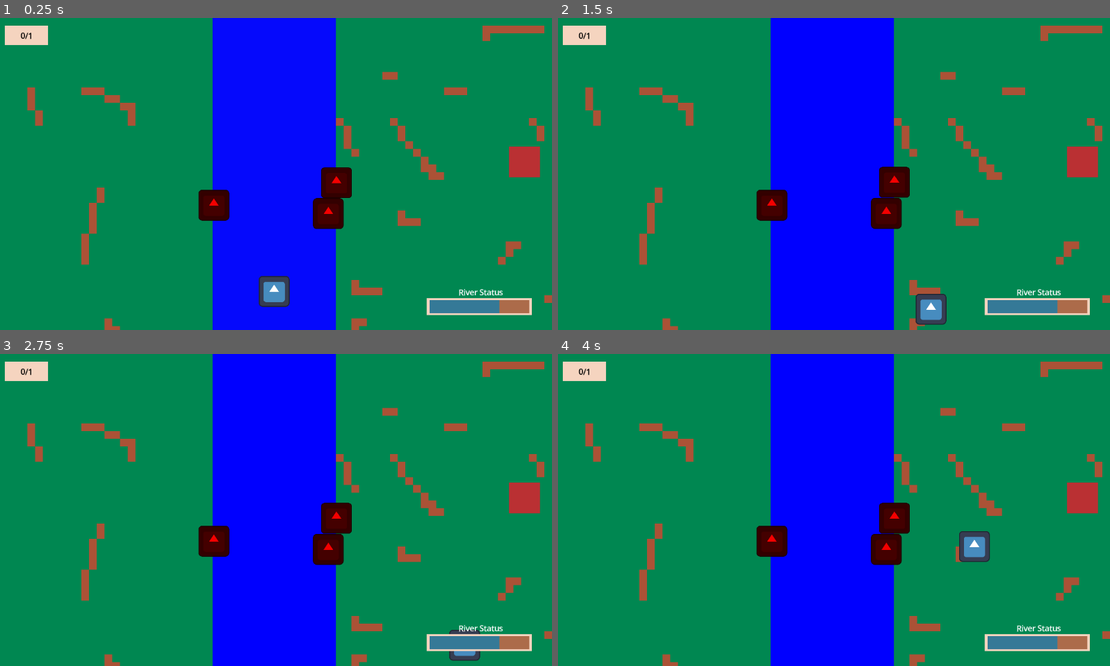
Above: before the commit, frames 1-4 (two rows, left to right).
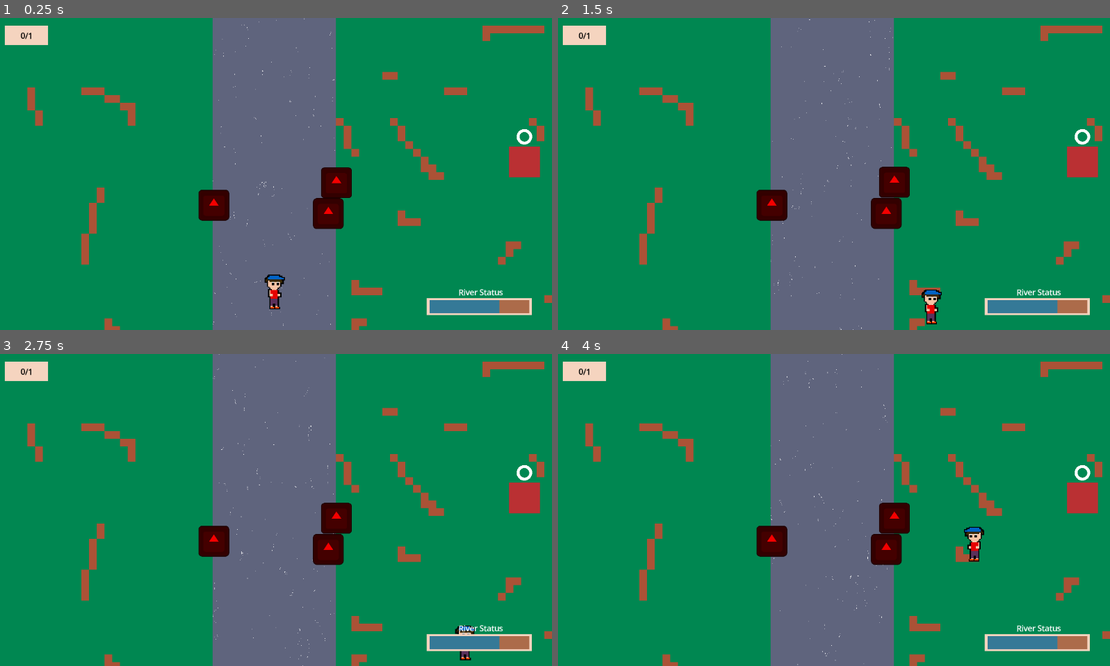
Above: after the commit, the same moments.

Repository: NoisePudding/gjplus
Game: Godot game, scene res://scenes/main/main.tscn
The game is run twice, just before and just after one commit, with the same random seed, the same clock (stepped at 60 frames per second) and the same inputs. Before the commit the project starts from res://scenes/main.tscn. The engine's default icon, where the game draws it, is replaced by a stand-in: a white triangle on a blue panel in a dark square.
Inputs:
- Up to frame 1 (0.25 s): no input
- Up to frame 2 (1.5 s): hold D (right) 0.53-1.28 s; tap E (interact) at 0.6, 1.35 s; hold S (down) from 1.28 s (still down)
- Up to frame 3 (2.75 s): release S (down) at 2.03 s; hold D (right) from 2.03 s (still down); tap E (interact) at 2.1 s
- Up to frame 4 (4 s): release D (right) at 2.78 s; hold W (up) 2.78-3.53 s; tap E (interact) at 2.85, 3.6 s; hold A (left) from 3.53 s (still down)

The runs differ from the first frame. In frame 1, 21% of the frame differs, in the area x 38-97%, y 0-100%; in frame 2, 22%; in frame 3, 22%; in frame 4, 22%.

Commit message:
upgrades e etc

Diff:
--- a/resources/trash_common.tres
+++ b/resources/trash_common.tres
@@ -1,6 +1,6 @@
 [gd_resource type="Resource" load_steps=3 format=3 uid="uid://c47c455r14bww"]
 
-[ext_resource type="Script" uid="uid://dytmsoueuhee0" path="res://scripts/trash_data.gd" id="1_luejd"]
+[ext_resource type="Script" uid="uid://dytmsoueuhee0" path="res://resources/trash_data.gd" id="1_luejd"]
 [ext_resource type="Texture2D" uid="uid://clr41wdofryfe" path="res://icon.svg" id="2_sv5o0"]
 
 [resource]
--- a/scripts/trash_data.gd
+++ b/resources/trash_data.gd
@@ -5,4 +5,5 @@
 @export var sprite: Texture2D = null
 @export var stuck_height = 1
 @export var speed = 300
-@export var drop_value = 10
+@export var drop_value = 1
+@export var trash_type = 0
--- a/scripts/main.gd
+++ b/scenes/main/main.gd
@@ -20,11 +20,16 @@
 
 func _update_river_status(value: float,delta:float):
 	if value <= 50:
-		sprite.modulate = lerp(sprite.modulate, Color.GRAY, delta*10.0)
+		#sprite.modulate = lerp(sprite.modulate, Color.GRAY, delta*10.0)
+		sprite.material.set_shader_parameter("base_water_color",Color(0.454, 0.251, 0.119))
 	else:
-		sprite.modulate = lerp(sprite.modulate, Color.BLUE, delta*10.0)
+		#sprite.modulate = lerp(sprite.modulate, Color.BLUE, delta*10.0)
+		sprite.material.set_shader_parameter("base_water_color",Color(0.314, 0.388, 0.769))
 	ui.update_progress_bar(value)
 
 
 func _game_over():
 	ui.show_game_over()
+
+func _on_recycle_bin_full_bin() -> void:
+	ui.display_epi_select()
--- a/scenes/main.tscn
+++ b/scenes/main/main.tscn
@@ -1,19 +1,20 @@
-[gd_scene load_steps=15 format=4 uid="uid://daep1h7b5t7f3"]
+[gd_scene load_steps=16 format=4 uid="uid://daep1h7b5t7f3"]
 
-[ext_resource type="PackedScene" uid="uid://n13rjnm4q0o" path="res://scenes/player.tscn" id="1_o5qli"]
-[ext_resource type="Script" uid="uid://1mx1fed68cd5" path="res://scripts/main.gd" id="1_tefeu"]
-[ext_resource type="Script" uid="uid://fay6j17wq1pp" path="res://scripts/spawn.gd" id="2_0wfyh"]
-[ext_resource type="Texture2D" uid="uid://cshiroqqu0een" path="res://assets/placeholder.png" id="2_o6xl0"]
-[ext_resource type="Texture2D" uid="uid://b10lxj4lkxwr4" path="res://assets/tileset.png" id="4_jyhfs"]
-[ext_resource type="PackedScene" uid="uid://chjxx1gwdojub" path="res://scenes/recycle_bin.tscn" id="4_tipki"]
-[ext_resource type="PackedScene" uid="uid://bqya5ths0h2ox" path="res://scenes/trash.tscn" id="5_o6xl0"]
-[ext_resource type="PackedScene" uid="uid://dj23jsxt3olcy" path="res://scenes/ui.tscn" id="5_tbgi4"]
+[ext_resource type="Script" uid="uid://1mx1fed68cd5" path="res://scenes/main/main.gd" id="1_yyfjg"]
+[ext_resource type="Material" uid="uid://c2ka28fgwm71j" path="res://shaders/water_shader.tres" id="2_a8run"]
+[ext_resource type="Texture2D" uid="uid://cshiroqqu0een" path="res://assets/placeholder.png" id="2_b1x3f"]
+[ext_resource type="Texture2D" uid="uid://b10lxj4lkxwr4" path="res://assets/tileset.png" id="3_a8run"]
+[ext_resource type="PackedScene" uid="uid://chjxx1gwdojub" path="res://scenes/recycle_bin.tscn" id="4_ouso4"]
+[ext_resource type="Script" uid="uid://fay6j17wq1pp" path="res://scenes/main/spawn.gd" id="5_blune"]
+[ext_resource type="PackedScene" uid="uid://bqya5ths0h2ox" path="res://scenes/trash.tscn" id="6_th5th"]
+[ext_resource type="PackedScene" uid="uid://n13rjnm4q0o" path="res://scenes/player.tscn" id="7_7smn1"]
+[ext_resource type="PackedScene" uid="uid://dj23jsxt3olcy" path="res://scenes/ui.tscn" id="8_raeie"]
 
 [sub_resource type="RectangleShape2D" id="RectangleShape2D_jyhfs"]
 size = Vector2(264, 832)
 
 [sub_resource type="TileSetAtlasSource" id="TileSetAtlasSource_tbgi4"]
-texture = ExtResource("4_jyhfs")
+texture = ExtResource("3_a8run")
 1:0/0 = 0
 2:0/0 = 0
 3:0/0 = 0
@@ -37,7 +38,7 @@
 size = Vector2(649, 437)
 
 [node name="Main" type="Node2D"]
-script = ExtResource("1_tefeu")
+script = ExtResource("1_yyfjg")
 
 [node name="World" type="Node2D" parent="."]
 
@@ -52,9 +53,10 @@
 
 [node name="Sprite2D" type="Sprite2D" parent="World/River"]
 modulate = Color(0.34582117, 0.55878925, 0.79658884, 1)
+material = ExtResource("2_a8run")
 position = Vector2(-3.9999983, -72.000015)
 scale = Vector2(8.249998, 25.999998)
-texture = ExtResource("2_o6xl0")
+texture = ExtResource("2_b1x3f")
 
 [node name="TileMapLayer" type="TileMapLayer" parent="World"]
 tile_map_data = PackedByteArray("AAArAPn/AAABAAAAAAArAPr/AAABAAAAAAArAPv/AAABAAAAAAArAPz/AAABAAAAAAArAP3/AAABAAAAAAAsAP …(86640 unchanged characters)…
@@ -93,24 +95,24 @@
 position = Vector2(-29, -52)
 shape = SubResource("RectangleShape2D_tbgi4")
 
-[node name="RecycleBin" parent="World" instance=ExtResource("4_tipki")]
+[node name="RecycleBin" parent="World" instance=ExtResource("4_ouso4")]
 position = Vector2(1095, 299)
 
 [node name="Spawn" type="Node2D" parent="."]
 position = Vector2(576, 40)
-script = ExtResource("2_0wfyh")
+script = ExtResource("5_blune")
 
 [node name="Timer" type="Timer" parent="Spawn"]
 wait_time = 5.0
 autostart = true
 
-[node name="Trash" parent="Spawn" instance=ExtResource("5_o6xl0")]
+[node name="Trash" parent="Spawn" instance=ExtResource("6_th5th")]
 position = Vector2(112, 430)
 
-[node name="Trash2" parent="Spawn" instance=ExtResource("5_o6xl0")]
+[node name="Trash2" parent="Spawn" instance=ExtResource("6_th5th")]
 position = Vector2(-125, 349)
 
-[node name="Trash3" parent="Spawn" instance=ExtResource("5_o6xl0")]
+[node name="Trash3" parent="Spawn" instance=ExtResource("6_th5th")]
 position = Vector2(129, 309)
 
 [node name="Dam" type="StaticBody2D" parent="."]
@@ -121,12 +123,15 @@
 position = Vector2(576, 656)
 shape = SubResource("RectangleShape2D_0wfyh")
 
-[node name="Player" parent="." instance=ExtResource("1_o5qli")]
+[node name="Player" parent="." instance=ExtResource("7_7smn1")]
 position = Vector2(576, 568)
 
 [node name="CanvasLayer" type="CanvasLayer" parent="."]
 
-[node name="UI" parent="CanvasLayer" groups=["UI"] instance=ExtResource("5_tbgi4")]
+[node name="UI" parent="CanvasLayer" groups=["UI"] instance=ExtResource("8_raeie")]
 metadata/_edit_lock_ = true
 
+[connection signal="full_bin" from="World/RecycleBin" to="." method="_on_recycle_bin_full_bin"]
+[connection signal="trash_recycled" from="World/RecycleBin" to="Player" method="on_trash_recycled"]
 [connection signal="timeout" from="Spawn/Timer" to="Spawn" method="_on_timer_timeout"]
+[connection signal="upgrade_chosen" from="CanvasLayer/UI" to="Player" method="on_upgrade_chosen"]
--- a/scripts/player.gd
+++ b/scenes/player.gd
@@ -6,15 +6,18 @@
 @export var trash_count_max = 1
 @export var trash_count = 0
 @export var damage = 1
+@export var defense = 0
+@export var speed_bonus = 0
 
 var is_on_cooldown = false
 var interact_array = []
 var is_interacting = false
 var is_full = false
+var inventory = []
 
 @onready var cooldown_timer: Timer = $Cooldown
 @onready var ui: Control = get_tree().get_first_node_in_group("UI")
-
+@onready var sprite: Sprite2D = $Sprite2D
 func _ready() -> void:
 	#ui.update_trash_count(trash_count,trash_count_max)
 	pass
@@ -22,11 +25,14 @@
 func _physics_process(_delta: float) -> void:
 	var direction = Input.get_vector("left", "right", "up", "down")
 	if direction and !is_interacting:
-		velocity = direction * SPEED
+		velocity = direction * (SPEED + speed_bonus)
+		if direction.x < 0:
+			sprite.flip_h = true
+		else:
+			sprite.flip_h = false
 	else:
-		velocity.x = move_toward(velocity.x, 0, SPEED)
-		velocity.y = move_toward(velocity.y, 0,  SPEED)
-
+		velocity.x = move_toward(velocity.x, 0, SPEED + speed_bonus)
+		velocity.y = move_toward(velocity.y, 0,  SPEED + speed_bonus)
 	if is_interacting:
 		_interact()
 	move_and_slide()
@@ -65,13 +71,28 @@
 
 func _interact():
 	if !interact_array.is_empty():
-		if interact_array[0] is Bin:
+		if interact_array[0] is TrashBin && trash_count>0 && !is_on_cooldown:
+			interact_array[0].update_counter(1)
+			is_on_cooldown = true
+			cooldown_timer.start()
+			is_interacting = false
+		elif !is_on_cooldown && !is_full and interact_array[0] is Trash:
+			var closer_body = interact_array[0]
+			for body in interact_array:
+				if position.distance_to(body.global_position) < position.distance_to(closer_body.global_position):
+					closer_body = body
+			closer_body.take_damage(damage)
+			is_on_cooldown = true
+			cooldown_timer.start()
+
+func on_upgrade_chosen(choice:int):
+	match choice:
+		0:
+			damage += 1
 			pass
-	if  !interact_array.is_empty() && !is_on_cooldown && !is_full:
-		var closer_body = interact_array[0]
-		for body in interact_array:
-			if position.distance_to(body.global_position) < position.distance_to(closer_body.global_position):
-				closer_body = body
-		closer_body.take_damage(damage)
-		is_on_cooldown = true
-		cooldown_timer.start()
+		1:
+			defense += 1
+			pass
+		2:
+			speed_bonus += 100
+			pass
--- a/scenes/player.tscn
+++ b/scenes/player.tscn
@@ -1,10 +1,10 @@
 [gd_scene load_steps=5 format=3 uid="uid://n13rjnm4q0o"]
 
-[ext_resource type="Script" uid="uid://xco4ld0knxn5" path="res://scripts/player.gd" id="1_g2els"]
-[ext_resource type="Texture2D" uid="uid://clr41wdofryfe" path="res://icon.svg" id="2_qhqgy"]
+[ext_resource type="Script" uid="uid://xco4ld0knxn5" path="res://scenes/player.gd" id="1_g2els"]
+[ext_resource type="Texture2D" uid="uid://bmuk5yu5k4huc" path="res://assets/player_v1.png" id="2_g2els"]
 
 [sub_resource type="RectangleShape2D" id="RectangleShape2D_g2els"]
-size = Vector2(64, 63)
+size = Vector2(42, 73)
 
 [sub_resource type="RectangleShape2D" id="RectangleShape2D_qhqgy"]
 size = Vector2(95, 88)
@@ -15,11 +15,11 @@
 script = ExtResource("1_g2els")
 
 [node name="Sprite2D" type="Sprite2D" parent="."]
-scale = Vector2(0.5, 0.5)
-texture = ExtResource("2_qhqgy")
+scale = Vector2(2.5, 2.5)
+texture = ExtResource("2_g2els")
 
 [node name="CollisionShape2D" type="CollisionShape2D" parent="."]
-position = Vector2(0, -0.5)
+position = Vector2(1, 0.5)
 shape = SubResource("RectangleShape2D_g2els")
 
 [node name="InteractArea" type="Area2D" parent="."]
--- /dev/null
+++ b/scenes/recycle_bin.gd
@@ -0,0 +1,29 @@
+extends StaticBody2D
+class_name TrashBin
+
+
+signal trash_recycled(value: int)
+signal full_bin()
+
+@onready var texture_progress_bar: TextureProgressBar = $Control/TextureProgressBar
+@export var counter = 0
+@export var max_counter = 10
+# Called when the node enters the scene tree for the first time.
+func _ready() -> void:
+	texture_progress_bar.max_value = max_counter
+
+
+# Called every frame. 'delta' is the elapsed time since the previous frame.
+func _process(_delta: float) -> void:
+	pass
+
+func update_counter(value):
+	counter += value
+	texture_progress_bar.value = counter
+	trash_recycled.emit(value)
+	if counter >= max_counter:
+		full_bin.emit()
+		counter = 0
+		max_counter += 5
+		texture_progress_bar.value = counter
+		texture_progress_bar.max_value = max_counter
--- a/scenes/recycle_bin.tscn
+++ b/scenes/recycle_bin.tscn
@@ -1,7 +1,8 @@
-[gd_scene load_steps=4 format=3 uid="uid://chjxx1gwdojub"]
+[gd_scene load_steps=5 format=3 uid="uid://chjxx1gwdojub"]
 
 [ext_resource type="Texture2D" uid="uid://cshiroqqu0een" path="res://assets/placeholder.png" id="1_fcvdc"]
-[ext_resource type="Script" uid="uid://chjyk2h7rwrea" path="res://scripts/recycle_bin.gd" id="1_mgr5a"]
+[ext_resource type="Script" uid="uid://chjyk2h7rwrea" path="res://scenes/recycle_bin.gd" id="1_mgr5a"]
+[ext_resource type="Texture2D" uid="uid://bq6btt6a2hyy7" path="res://assets/progress_wheel.png" id="3_q7cin"]
 
 [sub_resource type="RectangleShape2D" id="RectangleShape2D_mgr5a"]
 size = Vector2(63, 63)
@@ -10,6 +11,7 @@
 collision_layer = 64
 collision_mask = 0
 script = ExtResource("1_mgr5a")
+counter = 9
 
 [node name="CollisionShape2D" type="CollisionShape2D" parent="."]
 shape = SubResource("RectangleShape2D_mgr5a")
@@ -18,3 +20,22 @@
 modulate = Color(0.73, 0.1898, 0.1988032, 1)
 scale = Vector2(2, 2)
 texture = ExtResource("1_fcvdc")
+
+[node name="Control" type="Control" parent="."]
+layout_mode = 3
+anchors_preset = 0
+offset_right = 40.0
+offset_bottom = 40.0
+
+[node name="TextureProgressBar" type="TextureProgressBar" parent="Control"]
+layout_mode = 0
+offset_left = -16.0
+offset_top = -68.0
+offset_right = 48.0
+offset_bottom = -4.0
+scale = Vector2(0.5, 0.5)
+max_value = 10.0
+fill_mode = 4
+texture_under = ExtResource("3_q7cin")
+texture_progress = ExtResource("3_q7cin")
+tint_progress = Color(0.91536456, 0.4729498, 0, 1)
--- a/scripts/trash.gd
+++ b/scenes/trash.gd
@@ -1,4 +1,5 @@
 extends CharacterBody2D
+class_name Trash
 
 signal trash_removed(value: int)
 
@@ -8,6 +9,7 @@
 @onready var stuck_height = resource.stuck_height
 @onready var speed = resource.speed
 @onready var drop_value = resource.drop_value
+@onready var trash_type = resource.trash_type
 
 @onready var progress_wheel: TextureProgressBar = $ProgressWheel
 
@@ -35,3 +37,14 @@
 	if health <= 0:
 		trash_removed.emit(drop_value)
 		queue_free()
+
+
+
+func _collect():
+	match trash_type:
+		0:
+			pass
+
+func _drop_rng():
+	if randf() > 0.7:
+		player.inventory.append["Net"]
--- a/scenes/trash.tscn
+++ b/scenes/trash.tscn
@@ -1,7 +1,7 @@
 [gd_scene load_steps=5 format=3 uid="uid://bqya5ths0h2ox"]
 
 [ext_resource type="Texture2D" uid="uid://clr41wdofryfe" path="res://icon.svg" id="1_3xixx"]
-[ext_resource type="Script" uid="uid://b6t1p2oeughyn" path="res://scripts/trash.gd" id="1_exrr5"]
+[ext_resource type="Script" uid="uid://b6t1p2oeughyn" path="res://scenes/trash.gd" id="1_exrr5"]
 [ext_resource type="Texture2D" uid="uid://bq6btt6a2hyy7" path="res://assets/progress_wheel.png" id="3_2cq4d"]
 
 [sub_resource type="RectangleShape2D" id="RectangleShape2D_exrr5"]
--- a/scripts/ui.gd
+++ b/scenes/ui.gd
@@ -1,7 +1,13 @@
 extends Control
 
+@onready var epi_select: Control = $EpiSelect
 @onready var progress_bar: ProgressBar = $RiverStatus/ProgressBar
 @onready var trash_count: Label = $TrashCounter/Panel/Label
+
+
+signal upgrade_chosen(choice : int)
+
+
 # Called when the node enters the scene tree for the first time.
 func _ready() -> void:
 	trash_count.text = "0/1"
@@ -25,10 +31,30 @@
 	$GameOver.show()
 	get_tree().paused = true
 
-func _on_button_pressed() -> void:
+func _on_retry_button_pressed() -> void:
 	get_tree().paused = false
 	get_tree().reload_current_scene()
 
 
 func update_trash_count(trash_amount: int, trash_amount_max: int):
 	trash_count.text = str(trash_amount) + "/" + str(trash_amount_max)
+
+func display_epi_select():
+	epi_select.show()
+	get_tree().paused = true
+
+#spagetti
+func _on_glove_button_pressed() -> void:
+	upgrade_chosen.emit(0)
+	get_tree().paused = false
+	epi_select.hide()
+
+func _on_protection_button_pressed() -> void:
+	upgrade_chosen.emit(1)
+	get_tree().paused = false
+	epi_select.hide()
+
+func _on_boot_button_pressed() -> void:
+	upgrade_chosen.emit(2)
+	get_tree().paused = false
+	epi_select.hide()
--- a/scenes/ui.tscn
+++ b/scenes/ui.tscn
@@ -1,6 +1,6 @@
 [gd_scene load_steps=6 format=3 uid="uid://dj23jsxt3olcy"]
 
-[ext_resource type="Script" uid="uid://br8tbc5kabwn8" path="res://scripts/ui.gd" id="1_nt7q6"]
+[ext_resource type="Script" uid="uid://br8tbc5kabwn8" path="res://scenes/ui.gd" id="1_nt7q6"]
 
 [sub_resource type="StyleBoxFlat" id="StyleBoxFlat_x4jx1"]
 bg_color = Color(0.96102864, 0.8323885, 0.74762285, 1)
@@ -85,7 +85,7 @@
 layout_mode = 2
 text = "Game Over"
 
-[node name="Button" type="Button" parent="GameOver/VBoxContainer"]
+[node name="RetryButton" type="Button" parent="GameOver/VBoxContainer"]
 process_mode = 3
 layout_mode = 2
 text = "Try Again"
@@ -122,4 +122,64 @@
 "
 horizontal_alignment = 1
 
-[connection signal="pressed" from="GameOver/VBoxContainer/Button" to="." method="_on_button_pressed"]
+[node name="EpiSelect" type="Control" parent="."]
+process_mode = 3
+visible = false
+layout_mode = 1
+anchors_preset = 15
+anchor_right = 1.0
+anchor_bottom = 1.0
+grow_horizontal = 2
+grow_vertical = 2
+
+[node name="Panel" type="Panel" parent="EpiSelect"]
+layout_mode = 1
+anchors_preset = 8
+anchor_left = 0.5
+anchor_top = 0.5
+anchor_right = 0.5
+anchor_bottom = 0.5
+offset_left = -150.0
+offset_top = -23.0
+offset_right = 150.0
+offset_bottom = 82.0
+grow_horizontal = 2
+grow_vertical = 2
+
+[node name="VBoxContainer" type="VBoxContainer" parent="EpiSelect/Panel"]
+layout_mode = 1
+anchors_preset = 15
+anchor_right = 1.0
+anchor_bottom = 1.0
+grow_horizontal = 2
+grow_vertical = 2
+
+[node name="Label" type="Label" parent="EpiSelect/Panel/VBoxContainer"]
+layout_mode = 2
+size_flags_horizontal = 4
+text = "EPI"
+horizontal_alignment = 1
+
+[node name="HBoxContainer" type="HBoxContainer" parent="EpiSelect/Panel/VBoxContainer"]
+layout_mode = 2
+alignment = 1
+
+[node name="GloveButton" type="Button" parent="EpiSelect/Panel/VBoxContainer/HBoxContainer"]
+custom_minimum_size = Vector2(64, 64)
+layout_mode = 2
+text = "Luvas"
+
+[node name="ProtectionButton" type="Button" parent="EpiSelect/Panel/VBoxContainer/HBoxContainer"]
+custom_minimum_size = Vector2(64, 64)
+layout_mode = 2
+text = "Macacão"
+
+[node name="BootButton" type="Button" parent="EpiSelect/Panel/VBoxContainer/HBoxContainer"]
+custom_minimum_size = Vector2(64, 64)
+layout_mode = 2
+text = "Botas"
+
+[connection signal="pressed" from="GameOver/VBoxContainer/RetryButton" to="." method="_on_retry_button_pressed"]
+[connection signal="pressed" from="EpiSelect/Panel/VBoxContainer/HBoxContainer/GloveButton" to="." method="_on_glove_button_pressed"]
+[connection signal="pressed" from="EpiSelect/Panel/VBoxContainer/HBoxContainer/ProtectionButton" to="." method="_on_protection_button_pressed"]
+[connection signal="pressed" from="EpiSelect/Panel/VBoxContainer/HBoxContainer/BootButton" to="." method="_on_boot_button_pressed"]
--- a/scripts/recycle_bin.gd
+++ /dev/null
@@ -1,11 +0,0 @@
-extends StaticBody2D
-class_name Bin
-
-# Called when the node enters the scene tree for the first time.
-func _ready() -> void:
-	pass # Replace with function body.
-
-
-# Called every frame. 'delta' is the elapsed time since the previous frame.
-func _process(delta: float) -> void:
-	pass
--- /dev/null
+++ b/shaders/water_shader.gdshader
@@ -0,0 +1,122 @@
+// This shader uses modified parts of 2 other shaders from GodotShaders.com
+// These are:
+// "Rainier mood" by RayL019: https://godotshaders.com/shader/rainier-mood/
+// "Neuronal Network Waves" by ahaugas: https://godotshaders.com/shader/neuronal-network-waves/
+// Many thanks to these true shader wizards!
+
+// This shader is only visual and does not have any actual depth.
+// To use it, just attached this shader script to any canvas iten with a texture, and it will use it as a mask to only
+// show the water withing the bounderies of the actual texture.
+
+shader_type canvas_item;
+
+#define iResolution 1.0 / SCREEN_PIXEL_SIZE
+#define iTime TIME
+
+uniform sampler2D screen_texture : hint_screen_texture, repeat_disable, filter_nearest;
+
+uniform float intensity : hint_range(0.0, 1.0) = 0.0;
+uniform vec3 base_water_color : source_color = vec3(0.105, 0.15, 0.118);
+
+uniform float highlight_scale : hint_range(0.1, 3.0) = 1.0;
+uniform float clarity : hint_range(0.0, 1.0) = 0.65;
+
+// Constants
+const int MAX_RADIUS = 2;
+const float HASHSCALE1 = 0.1031;
+const vec3 HASHSCALE3 = vec3(0.1031, 0.1030, 0.0973);
+const float RIPPLE_FREQ = 31.0;
+const float RIPPLE_STRENGTH = 0.1;
+const float HIGHLIGHT_POW = 2.1;
+
+mat2 rotate2D(float r) {
+    return mat2(vec2(cos(r), sin(r)), vec2(-sin(r), cos(r)));
+}
+
+float hash12(vec2 p) {
+    vec3 p3 = fract(vec3(p.xyx) * HASHSCALE1);
+    p3 += dot(p3, p3.yzx + 19.19);
+    return fract((p3.x + p3.y) * p3.z);
+}
+
+vec2 hash22(vec2 p) {
+    vec3 p3 = fract(vec3(p.xyx) * HASHSCALE3);
+    p3 += dot(p3, p3.yzx + 19.19);
+    return fract((p3.xx + p3.yz) * p3.zy);
+}
+
+void fragment() {
+    vec2 uv = UV;
+
+    // --- RIPPLE EFFECT ---
+    vec2 uv_scaled = uv * vec2(10.0, 10.0 * TEXTURE_PIXEL_SIZE.x / TEXTURE_PIXEL_SIZE.y);
+    vec2 base_cell = floor(uv_scaled);
+    vec2 ripple_offset = vec2(0.0);
+
+    for (int j = -MAX_RADIUS; j <= MAX_RADIUS; ++j) {
+        for (int i = -MAX_RADIUS; i <= MAX_RADIUS; ++i) {
+            vec2 cell = base_cell + vec2(float(i), float(j));
+            if (fract(hash12(cell) * 123.456) < intensity) {
+                vec2 p = cell + hash22(cell);
+                float t = fract(0.3 * iTime + hash12(cell));
+                vec2 v = p - uv_scaled;
+                v.y *= 1.5;
+                float d = length(v) - (float(MAX_RADIUS) + 1.0) * t;
+                float h = 1e-3;
+                float d1 = d - h;
+                float d2 = d + h;
+                float p1 = sin(RIPPLE_FREQ * d1) * smoothstep(-0.6, -0.3, d1) * smoothstep(0.0, -0.3, d1);
+                float p2 = sin(RIPPLE_FREQ * d2) * smoothstep(-0.6, -0.3, d2) * smoothstep(0.0, -0.3, d2);
+                ripple_offset += 0.5 * normalize(v) * ((p2 - p1) / (2.0 * h) * pow(1.0 - t, 2.0));
+            }
+        }
+    }
+
+    ripple_offset /= float((MAX_RADIUS * 2 + 1) * (MAX_RADIUS * 2 + 1));
+    ripple_offset *= RIPPLE_STRENGTH;
+
+    // --- DISTORTION ---
+    vec2 wave_offset = vec2(sin(uv.x * 10.0 + iTime), cos(uv.y * 10.0 + iTime)) * 0.005;
+    vec2 distortion = ripple_offset * intensity + wave_offset;
+
+    // --- NORMAL & SPECULAR ---
+    vec2 dx = dFdx(distortion);
+    vec2 dy = dFdy(distortion);
+    vec3 water_normal = normalize(vec3(-dx.x, -dy.y, 1.0));
+    vec3 light_dir = normalize(vec3(0.5, 0.5, 1.0));
+    float spec = pow(max(dot(water_normal, light_dir), 0.0), 32.0) * 5.0;
+
+    // --- BASE WATER COLOR ---
+    vec3 screen_color = texture(screen_texture, SCREEN_UV + distortion).rgb;
+    vec3 blended_color = mix(screen_color, base_water_color, clarity);
+    vec3 water_color = blended_color * 1.2 + spec;
+
+    // --- WAVE HIGHLIGHT CALCULATION ---
+    vec2 wave_uv = (uv * highlight_scale) + distortion;
+    vec2 wave_n = vec2(0.0);
+    vec2 wave_sum = vec2(0.0);
+    float S = 10.0;
+    mat2 rot = rotate2D(1.0);
+
+    for (float j = 0.0; j < 30.0; ++j) {
+        wave_uv *= rot;
+        wave_n *= rot;
+        vec2 q = wave_uv * S + j + wave_n + iTime;
+        wave_n += sin(q);
+        wave_sum += cos(q) / S;
+        S *= 1.2;
+    }
+
+    float wave_len = max(length(wave_sum), 0.001);
+   	vec3 wave_highlight = vec3(1.0) * pow(max((wave_sum.x + wave_sum.y + 0.4) + 0.005 / wave_len, 0.0), HIGHLIGHT_POW);
+
+    // --- BLEND FACTOR ---
+    float brightness = dot(wave_highlight, vec3(0.299, 0.587, 0.114));
+    float blend_factor = smoothstep(1.3, 1.301, brightness);
+
+    // --- FINAL COMPOSITE ---
+    vec3 final_color = mix(water_color, wave_highlight, blend_factor);
+    float alpha = texture(TEXTURE, UV).a;
+
+    COLOR = vec4(final_color, alpha);
+}
--- /dev/null
+++ b/shaders/water_shader.tres
@@ -0,0 +1,10 @@
+[gd_resource type="ShaderMaterial" load_steps=2 format=3 uid="uid://c2ka28fgwm71j"]
+
+[ext_resource type="Shader" uid="uid://cf3hbknfika1e" path="res://shaders/water_shader.gdshader" id="1_j6aso"]
+
+[resource]
+shader = ExtResource("1_j6aso")
+shader_parameter/intensity = 0.0
+shader_parameter/base_water_color = Color(0.45378214, 0.25149313, 0.118823044, 1)
+shader_parameter/highlight_scale = 3.0
+shader_parameter/clarity = 0.22000001045
Binary file added: assets/player_v1.png
Not shown, added: assets/player_v1.png.import
Renamed: scripts/trash_data.gd.uid -> resources/trash_data.gd.uid
Renamed: scripts/main.gd.uid -> scenes/main/main.gd.uid
Renamed: scripts/spawn.gd -> scenes/main/spawn.gd
Renamed: scripts/spawn.gd.uid -> scenes/main/spawn.gd.uid
Renamed: scripts/player.gd.uid -> scenes/player.gd.uid
Renamed: scripts/recycle_bin.gd.uid -> scenes/recycle_bin.gd.uid
Renamed: scripts/trash.gd.uid -> scenes/trash.gd.uid
Renamed: scripts/ui.gd.uid -> scenes/ui.gd.uid
Not shown, added: shaders/water_shader.gdshader.uid
